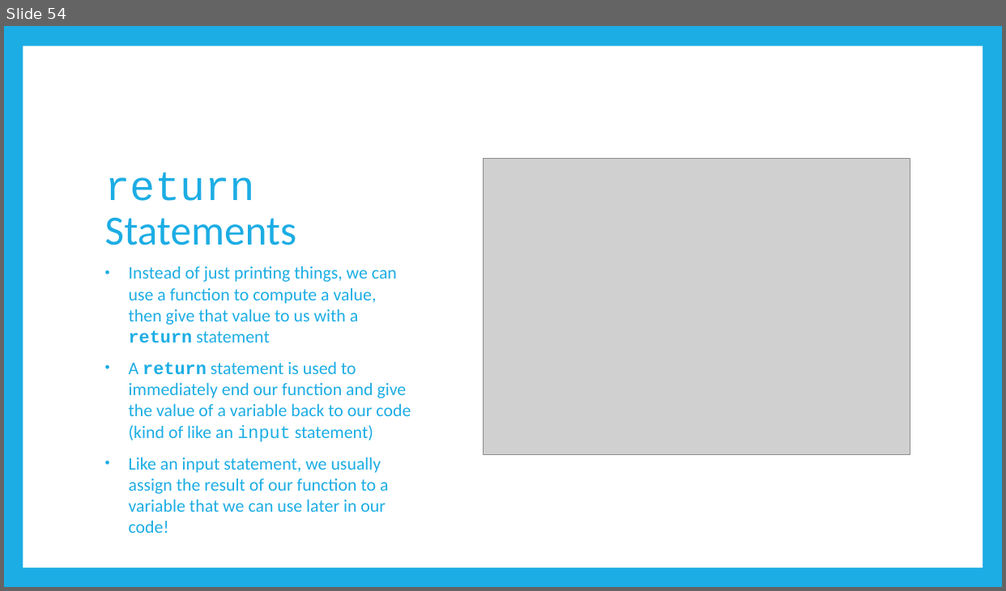
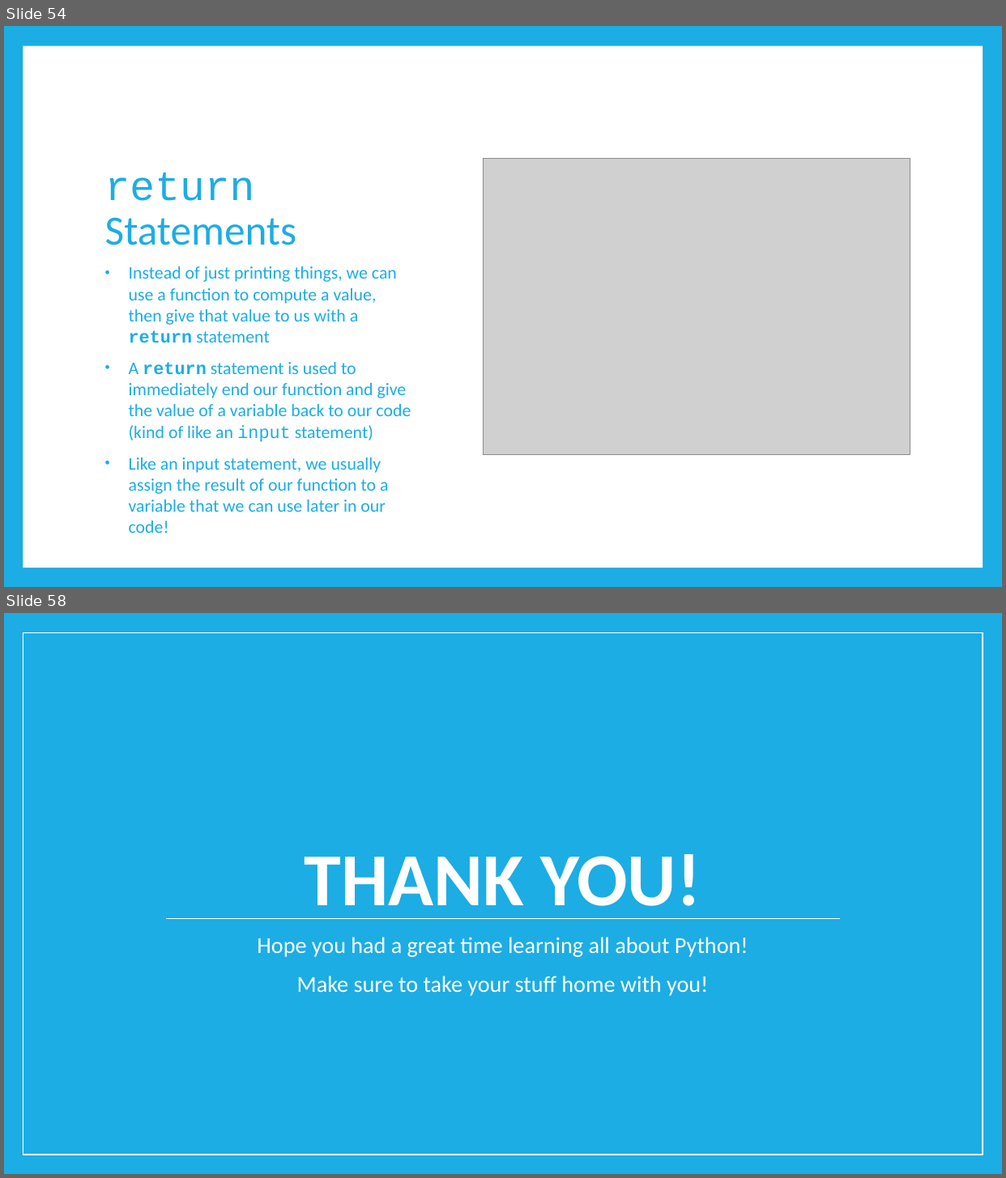
Before and after one commit to TristinSchlauch11/code-ninjas-python, a slide deck: Intro to Python.pptx. Shown one above the other, each under a label of ours: slide 54 before the commit, slides 54 and 58 after it; the slides between them are not shown. The pictures are 1006x591 and 1006x1178 pixels, drawn with LibreOffice and Linux fonts; fonts in the diff are those of the drawing; grey boxes stand for pictures. Boxes give left, top, right and bottom in pixels: in the first picture for what was removed or moved away, otherwise in the second. Text is boxed around its words. In the diff, an @@ line names an element or a change of style, - is before the commit and + after.

```diff
--- a/Intro to Python.pptx
+++ b/Intro to Python.pptx
@@ slide 58 added at (4,613,1002,1174), background #1CADE4 @@
@@ rectangle added at (23,633,982,1155), fill #1CADE4, outline #FFFFFF 1 pt @@
@@ title added at (305,854,701,919), 72 pt, text #FFFFFF, bold @@
+THANK YOU!
@@ line added from (166, 918) to (839, 918), #FFFFFF 0.79 pt @@
@@ subtitle added at (257,937,748,996), 22 pt, text #FFFFFF @@
+Hope you had a great time learning all about Python!
+Make sure to take your stuff home with you!
```
Also in this commit, not shown: 1 slide changed, 3 other slides added.
